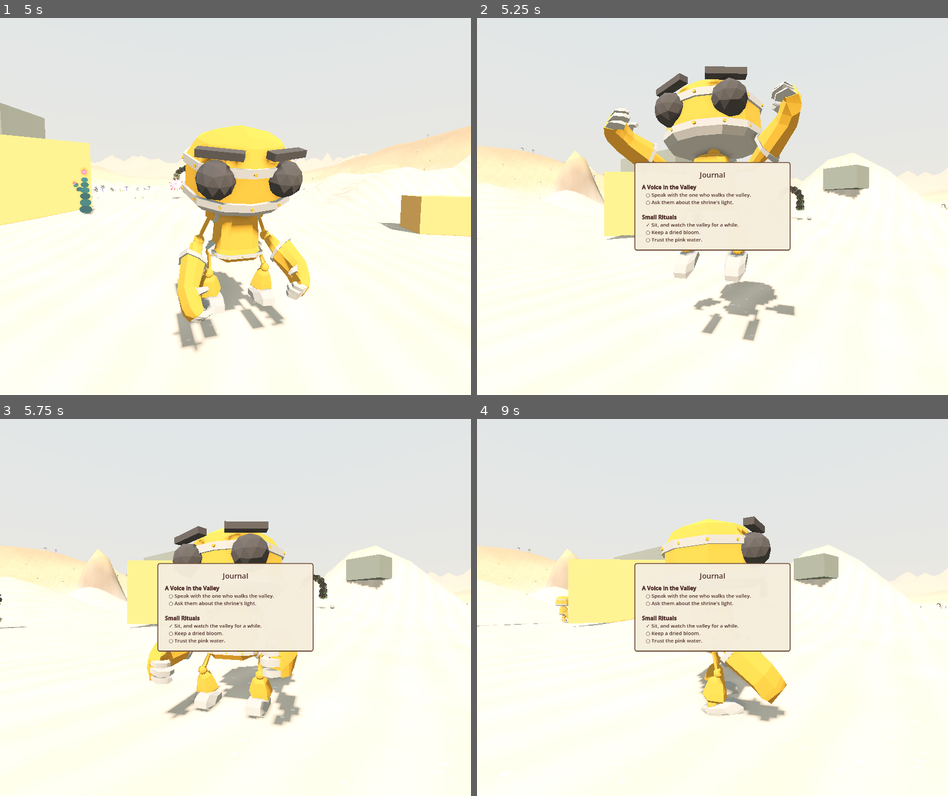
Above: before the commit, frames 1-4 (two rows, left to right).
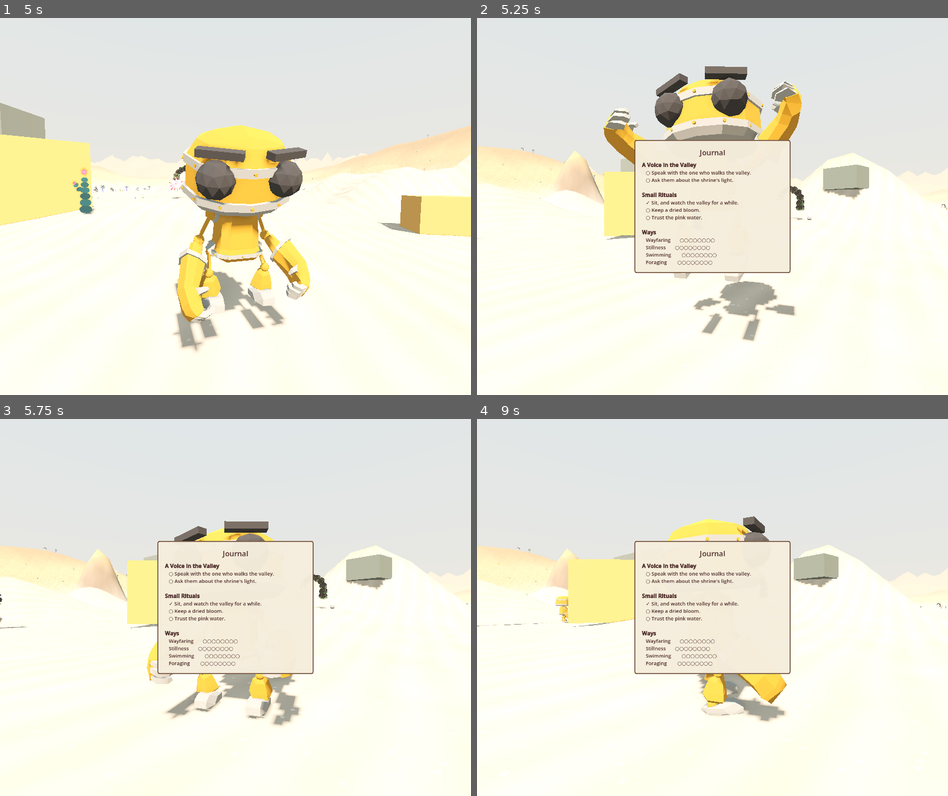
Above: after the commit, the same moments.

Repository: nicco-b/valley
Game: Godot game, scene res://game/ui/title.tscn
The game is run twice, just before and just after one commit, with the same random seed, the same clock (stepped at 60 frames per second) and the same inputs.
Inputs (mouse positions are in pixels of both pictures, inside the frame that each line leads up to):
- Up to frame 1 (5 s): click "New Journey" at 0.5 s; tap Enter at 1.25 s; move the mouse to (259, 206) at 1.27 s; hold E (god_up) from 1.28 s (still down); tap C (sit) at 1.35, 2.3, 3.05, 3.8, 4.55 s; click (259, 206) at 1.42 s; tap Space (jump) at 1.52, 1.82, 2.27, 2.57, 3.77, 4.07, 4.52, 4.82 s; move the mouse to (211, 206) at 2.02 s; tap ] (brush_bigger) at 2.1 s; move the mouse to (244, 198) at 2.77 s; hold [ (brush_smaller) 2.78-3.53 s; move the mouse to (230, 214) at 3.52 s; tap Tab (god_tool) at 3.6 s; click (230, 214) at 3.67 s; move the mouse to (268, 210) at 4.27 s; hold Z (god_undo) from 4.28 s (still down)
- Up to frame 2 (5.25 s): keep holding E (god_up); move the mouse to (674, 202) at 5.02 s; release Z (god_undo) at 5.03 s; tap J (journal) at 5.1 s
- Up to frame 3 (5.75 s): keep holding E (god_up); tap Space (jump) at 5.27, 5.57 s; tap C (sit) at 5.3 s
- Up to frame 4 (9 s): move the mouse to (717, 607) at 5.77 s; tap C (sit) at 5.85, 6.8, 7.55, 8.1 s; click (717, 607) at 5.92 s; move the mouse to (693, 599) at 6.52 s; release E (god_up) at 6.53 s; hold D (move_right) 6.53-7.28 s; tap Shift (sprint) at 6.6 s; tap Space (jump) at 6.77, 7.07, 7.52, 7.82, 8.27, 8.57 s; move the mouse to (736, 607) at 7.27 s; hold E (god_up) from 7.28 s (still down); tap 1 at 7.35 s; move the mouse to (688, 607) at 8.02 s; click (688, 607) at 8.17 s; move the mouse to (721, 599) at 8.77 s; hold ] (brush_bigger) from 8.78 s (still down)

Frame 1 is identical in both runs. In frame 2, 3.9% of the frame differs, in the area x 33-67%, y 32-68%; in frame 3, 3.7%; in frame 4, 4.1%.

Commit message:
G4: use-based skills — you get better at what you do
Skills are records (data/skills/): a WorldState stat + thresholds;
levels are DERIVED from the world's own counters (no XP system, saves
free, can't desync). Four ways: Wayfaring (distance walked -> +5%%
speed/level), Stillness (time sat -> sitting bends time, 3x/5x/7x...
— the wait mechanic, earned), Swimming (+8%% swim speed/level),
Foraging (things taken; effects when gathering exists). Practice
accrues in the player and flushes every 3s; level-ups notify once
('Wayfaring deepens — II'); the journal shows your Ways with progress
dots.

Co-Authored-By: Claude Fable 5 <noreply@anthropic.com>

Diff:
--- /dev/null
+++ b/data/skills/01_wayfaring.json
@@ -0,0 +1,7 @@
+{
+	"id": "wayfaring",
+	"name": "Wayfaring",
+	"stat": "player.dist_walked",
+	"thresholds": [400, 1200, 3000, 7000, 15000],
+	"desc": "Distance teaches the legs. Each way walked, walked a little easier."
+}
--- /dev/null
+++ b/data/skills/02_stillness.json
@@ -0,0 +1,7 @@
+{
+	"id": "stillness",
+	"name": "Stillness",
+	"stat": "player.time_sat",
+	"thresholds": [90, 360, 1200, 3600, 10800],
+	"desc": "Sit long enough and the hours learn to pass with you."
+}
--- /dev/null
+++ b/data/skills/03_swimming.json
@@ -0,0 +1,7 @@
+{
+	"id": "swimming",
+	"name": "Swimming",
+	"stat": "player.time_swum",
+	"thresholds": [30, 120, 600, 1800, 5400],
+	"desc": "The pink water carries those it knows."
+}
--- /dev/null
+++ b/data/skills/04_foraging.json
@@ -0,0 +1,7 @@
+{
+	"id": "foraging",
+	"name": "Foraging",
+	"stat": "player.items_taken",
+	"thresholds": [3, 10, 25, 60, 150],
+	"desc": "Small things reveal themselves to practiced hands."
+}
--- a/game/items/item_pickup.gd
+++ b/game/items/item_pickup.gd
@@ -17,6 +17,7 @@
 func interact(by: Node) -> void:
 	super(by)
 	Items.add(item_id)
+	WorldState.increment("player.items_taken")
 	HUD.notify("+ " + Items.display_name(item_id))
 	if not uid.is_empty():
 		WorldState.set_flag("taken." + uid)
--- a/game/player/player.gd
+++ b/game/player/player.gd
@@ -20,6 +20,11 @@
 var _step_accum := 0.0
 var _sand_puff: GPUParticles3D
 var _steps: AudioStreamPlayer
+# Skill xp accumulators, flushed to WorldState every few seconds.
+var _xp_walk := 0.0
+var _xp_sit := 0.0
+var _xp_swim := 0.0
+var _xp_flush := 0.0
 
 @onready var _rig: Node3D = $CameraRig
 @onready var _arm: SpringArm3D = $CameraRig/SpringArm3D
@@ -56,6 +61,21 @@
 	player.volume_db = -13.0
 	add_child(player)
 	return player
+
+
+func _flush_xp() -> void:
+	if _xp_walk > 0.0:
+		WorldState.set_value("player.dist_walked",
+				float(WorldState.get_value("player.dist_walked", 0)) + _xp_walk)
+		_xp_walk = 0.0
+	if _xp_sit > 0.0:
+		WorldState.set_value("player.time_sat",
+				float(WorldState.get_value("player.time_sat", 0)) + _xp_sit)
+		_xp_sit = 0.0
+	if _xp_swim > 0.0:
+		WorldState.set_value("player.time_swum",
+				float(WorldState.get_value("player.time_swum", 0)) + _xp_swim)
+		_xp_swim = 0.0
 
 
 func _play_footstep() -> void:
@@ -144,8 +164,9 @@
 	dir = dir.normalized() if dir.length() > 0.01 else Vector3.ZERO
 
 	var speed := SPRINT_SPEED if Input.is_action_pressed("sprint") else WALK_SPEED
+	speed *= 1.0 + 0.05 * Skills.level("wayfaring")
 	if swimming:
-		speed *= 0.55
+		speed *= 0.55 * (1.0 + 0.08 * Skills.level("swimming"))
 	elif water_depth > 0.0:
 		speed *= lerpf(1.0, 0.55, clampf(water_depth / 1.1, 0.0, 1.0))
 	# Loose sand: climbing steep ground costs a little speed.
@@ -190,6 +211,19 @@
 	# one-shot clip finishes, which would retrigger it every frame.
 	if _anim.assigned_animation != target_anim:
 		_anim.play(target_anim, 0.3)
+
+	# Skill practice accrues from doing; Stillness bends time while sitting.
+	if is_on_floor() and flat.length() > 0.5:
+		_xp_walk += flat.length() * delta
+	if _sitting:
+		_xp_sit += delta
+	if swimming:
+		_xp_swim += delta
+	GameClock.time_scale = 1.0 + 2.0 * Skills.level("stillness") if _sitting else 1.0
+	_xp_flush += delta
+	if _xp_flush >= 3.0:
+		_xp_flush = 0.0
+		_flush_xp()
 
 	# Right stick: camera look (polled — sticks aren't motion events).
 	var look := Vector2(
--- a/game/quests/journal.gd
+++ b/game/quests/journal.gd
@@ -91,6 +91,15 @@
 		lines.append("[color=#8a7a6a][b]Remembered[/b][/color]")
 		for t in done_titles:
 			lines.append("[color=#8a7a6a]   ✓ %s[/color]" % t)
+		lines.append("")
+	lines.append("[b]Ways[/b]")
+	for def in Skills.defs():
+		var lvl: int = Skills.level(def.id)
+		var dots := ""
+		var filled := int(round(Skills.progress(def) * 8.0))
+		for i in 8:
+			dots += "●" if i < filled else "○"
+		lines.append("   %-10s %-4s %s" % [def.name, Skills.NUMERALS[lvl], dots])
 	_text.text = "\n".join(lines)
 
 
--- /dev/null
+++ b/game/skills/skills.gd
@@ -0,0 +1,64 @@
+extends Node
+## Skills (autoload): use-based progression, Skyrim-philosophy — you get
+## better at what you do. A skill is a record (data/skills/): a name, a
+## WorldState stat it reads, and level thresholds. No XP system exists
+## apart from the world's own counters; levels are derived, so they save
+## for free and can never desync.
+
+const NUMERALS := ["", "I", "II", "III", "IV", "V"]
+
+var _defs: Array = []  # records, sorted by filename
+
+
+func _ready() -> void:
+	var records := Records.load_dir("res://data/skills", {
+		"id": TYPE_STRING, "name": TYPE_STRING,
+		"stat": TYPE_STRING, "thresholds": TYPE_ARRAY,
+	})
+	var keys := records.keys()
+	keys.sort()
+	for k in keys:
+		_defs.append(records[k])
+	WorldState.changed.connect(_on_state_changed)
+
+
+func defs() -> Array:
+	return _defs
+
+
+func level(id: String) -> int:
+	for def in _defs:
+		if def.id == id:
+			return _level_for(def)
+	return 0
+
+
+func _level_for(def: Dictionary) -> int:
+	var value := float(WorldState.get_value(def.stat, 0))
+	var lvl := 0
+	for t in def.thresholds:
+		if value >= float(t):
+			lvl += 1
+	return lvl
+
+
+## Progress toward the next level, 0..1 (1.0 when maxed).
+func progress(def: Dictionary) -> float:
+	var lvl := _level_for(def)
+	if lvl >= def.thresholds.size():
+		return 1.0
+	var prev := 0.0 if lvl == 0 else float(def.thresholds[lvl - 1])
+	var next := float(def.thresholds[lvl])
+	var value := float(WorldState.get_value(def.stat, 0))
+	return clampf((value - prev) / (next - prev), 0.0, 1.0)
+
+
+func _on_state_changed(key: String, _value: Variant) -> void:
+	for def in _defs:
+		if def.stat != key:
+			continue
+		var lvl := _level_for(def)
+		var notified_key := "skill.%s.notified" % def.id
+		if lvl > int(WorldState.get_value(notified_key, 0)):
+			WorldState.set_value(notified_key, lvl)
+			HUD.notify("%s deepens — %s" % [def.name, NUMERALS[lvl]])
--- a/game/world/game_clock.gd
+++ b/game/world/game_clock.gd
@@ -11,6 +11,9 @@
 ## Days elapsed since the world began. Mirrored to WorldState "time.day".
 var day := 0
 
+## Time flows faster while deep sitters sit (Stillness skill). 1.0 = normal.
+var time_scale := 1.0
+
 ## Tick bus: simulation systems subscribe at the rate they need.
 signal hour_tick(hour: int)
 
@@ -18,7 +21,7 @@
 
 
 func _process(delta: float) -> void:
-	var advanced := hours + delta * 24.0 / (day_length_minutes * 60.0)
+	var advanced := hours + delta * time_scale * 24.0 / (day_length_minutes * 60.0)
 	if advanced >= 24.0:
 		day += 1
 		WorldState.set_value("time.day", day)
@@ -32,7 +35,7 @@
 ## Game-hours elapsed for a real-time delta — the conversion every
 ## continuous simulation uses.
 func hours_delta(delta: float) -> float:
-	return delta * 24.0 / (day_length_minutes * 60.0)
+	return delta * time_scale * 24.0 / (day_length_minutes * 60.0)
 
 
 func _unhandled_input(event: InputEvent) -> void:
--- a/project.godot
+++ b/project.godot
@@ -38,6 +38,7 @@
 Settings="*res://game/ui/settings.gd"
 PauseMenu="*res://game/ui/pause_menu.gd"
 Dialogue="*res://game/dialogue/dialogue.gd"
+Skills="*res://game/skills/skills.gd"
 Journal="*res://game/quests/journal.gd"
 
 [shader_globals]
--- a/tests/scene_tests.gd
+++ b/tests/scene_tests.gd
@@ -9,6 +9,7 @@
 func _ready() -> void:
 	_test_dialogue()
 	_test_quests()
+	_test_skills()
 	if _failures > 0:
 		print("SCENE-TESTS FAIL: %d failed" % _failures)
 	else:
@@ -58,3 +59,12 @@
 	_check(Journal.quest_done(q), "quest completes when all steps pass")
 	_check(not Journal.quest_active(q), "complete quest no longer active")
 	_check(Conditions.eval({"item": ["nonexistent_item", 1]}) == false, "item condition")
+
+
+func _test_skills() -> void:
+	_check(Skills.defs().size() >= 4, "skill records load")
+	WorldState.set_value("player.dist_walked", 1300.0)
+	_check(Skills.level("wayfaring") == 2, "wayfaring level from distance")
+	WorldState.set_value("player.dist_walked", 0.0)
+	_check(Skills.level("wayfaring") == 0, "level derives, never sticks")
+	_check(Skills.level("nonexistent") == 0, "unknown skill is level 0")
Not shown, added: game/skills/skills.gd.uid
